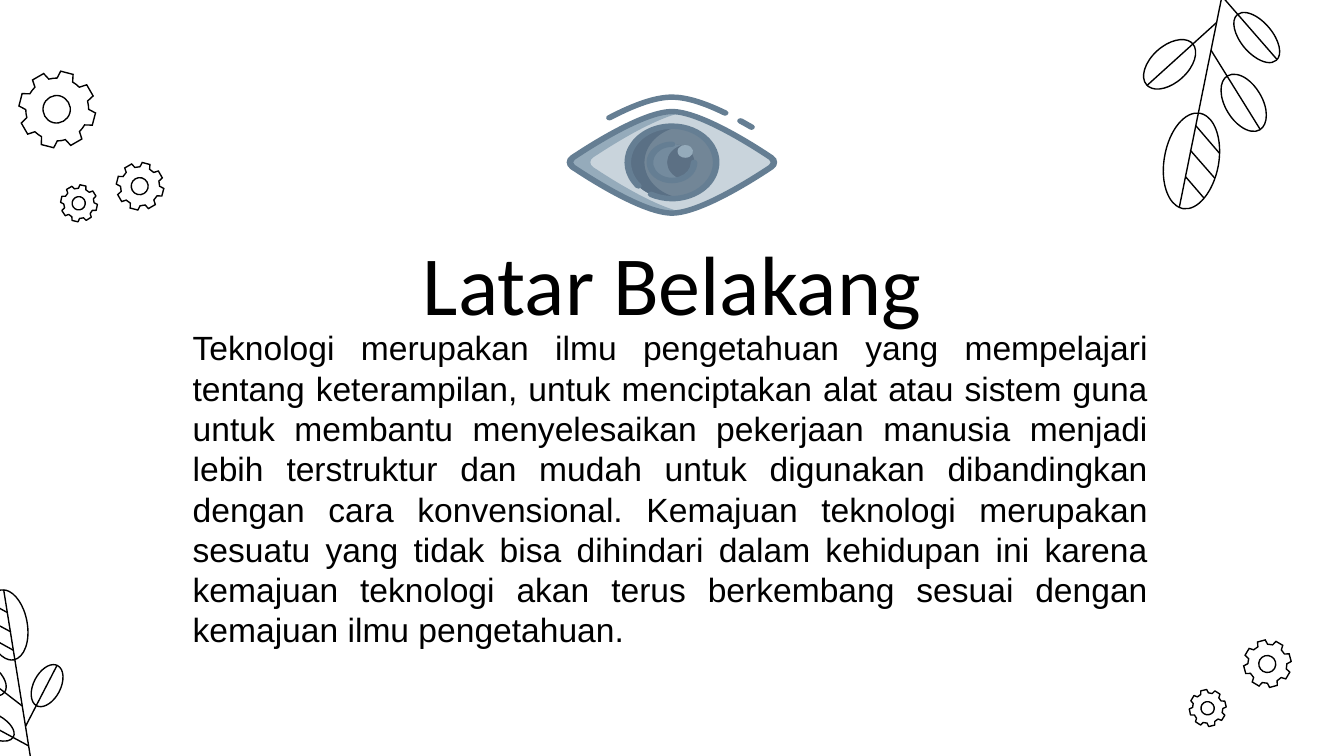
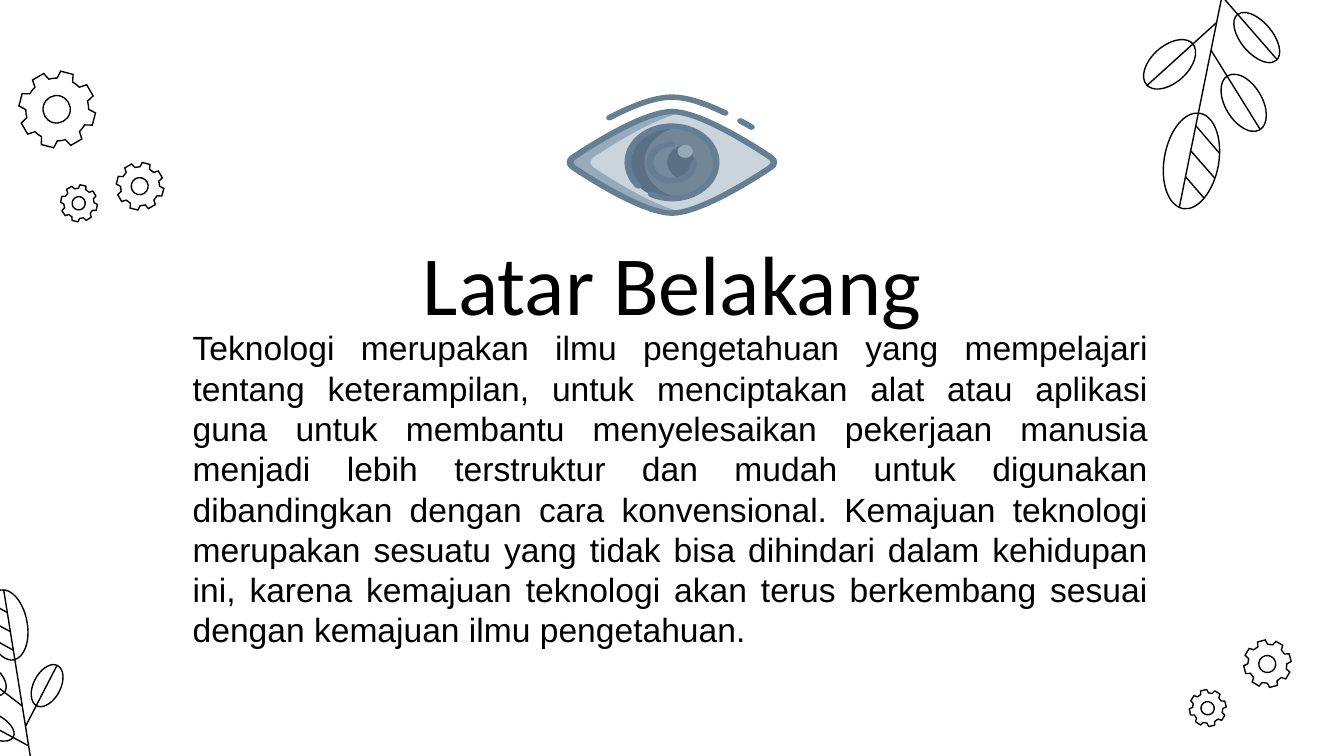
Before and after one commit to kokurate/Proposal, a slide deck: slide 3 of [] patch/proposal.pptx. Drawn at 1344x756 pixels with LibreOffice and Linux fonts; fonts in the diff are those of the drawing. Boxes give left, top, right and bottom in pixels: in the first picture for what was removed or moved away, otherwise in the second. Text is boxed around its words. In the diff, an @@ line names an element or a change of style, - is before the commit and + after.

```diff
--- a/[] patch/proposal.pptx
+++ b/[] patch/proposal.pptx
@@ subtitle at (193,335,1148,649): text changed @@
-Teknologi merupakan ilmu pengetahuan yang mempelajari tentang keterampilan, untuk menciptakan alat atau sistem guna untuk membantu menyelesaikan pekerjaan manusia menjadi lebih terstruktur dan mudah untuk digunakan dibandingkan dengan cara konvensional. Kemajuan teknologi merupakan sesuatu yang tidak bisa dihindari dalam kehidupan ini karena kemajuan teknologi akan terus berkembang sesuai dengan kemajuan ilmu pengetahuan.
+Teknologi merupakan ilmu pengetahuan yang mempelajari tentang keterampilan, untuk menciptakan alat atau aplikasi guna untuk membantu menyelesaikan pekerjaan manusia menjadi lebih terstruktur dan mudah untuk digunakan dibandingkan dengan cara konvensional. Kemajuan teknologi merupakan sesuatu yang tidak bisa dihindari dalam kehidupan ini, karena kemajuan teknologi akan terus berkembang sesuai dengan kemajuan ilmu pengetahuan.
```
Also in this commit, not shown: 6 other slides changed, 4 slides added, 1 slide removed, 6 other files.
